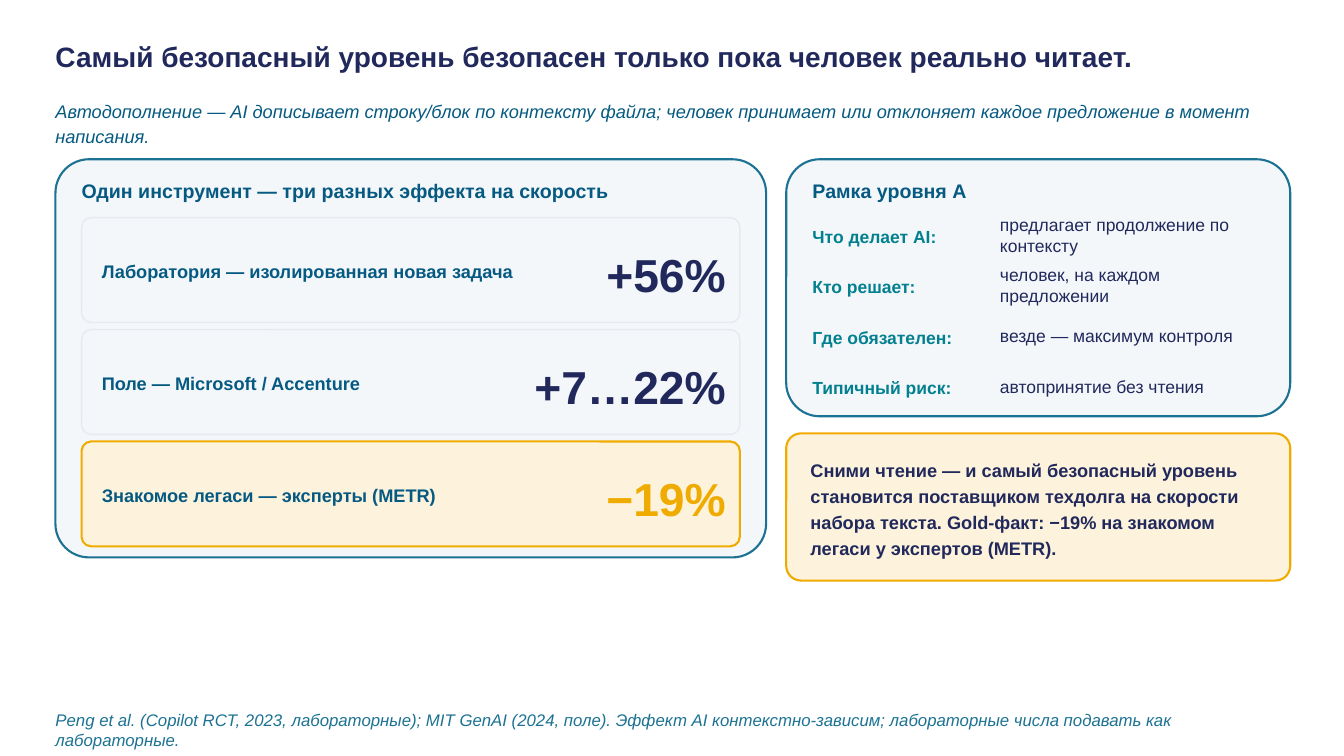
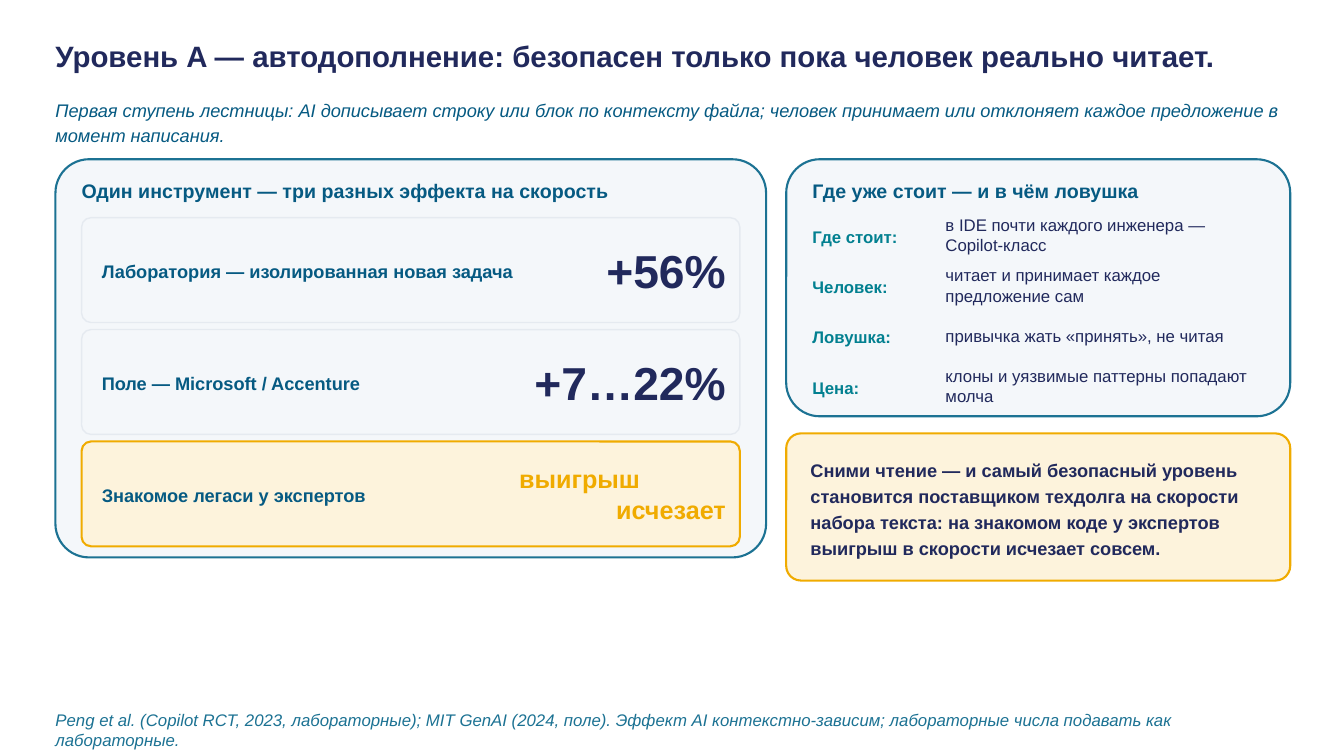
Before and after one commit to tellina-study/AI-usage-lessons, a slide deck: slide 6 of library/lectures/lec-04/rendered/lec-04.pptx. Drawn at 1344x756 pixels with LibreOffice and Linux fonts; fonts in the diff are those of the drawing. Boxes give left, top, right and bottom in pixels: in the first picture for what was removed or moved away, otherwise in the second. Text is boxed around its words. In the diff, an @@ line names an element or a change of style, - is before the commit and + after.

```diff
--- a/library/lectures/lec-04/rendered/lec-04.pptx
+++ b/library/lectures/lec-04/rendered/lec-04.pptx
@@ text at [55, 45, 1214, 73]: text changed; size 20 to 21 pt @@
-Самый безопасный уровень безопасен только пока человек реально читает.
+Уровень A — автодополнение: безопасен только пока человек реально читает.
@@ text at [55, 103, 1278, 142]: text changed @@
-Автодополнение — AI дописывает строку/блок по контексту файла; человек принимает или отклоняет каждое предложение в момент написания.
+Первая ступень лестницы: AI дописывает строку или блок по контексту файла; человек принимает или отклоняет каждое предложение в момент написания.
@@ text at [812, 184, 1139, 202]: text changed @@
-Рамка уровня A
+Где уже стоит — и в чём ловушка
@@ text "+56%" at [606, 255, 725, 289]: line spacing 1.15 to 1 @@
@@ text at [812, 231, 898, 247]: text changed; size 12.5 to 12 pt @@
-Что делает AI:
+Где стоит:
@@ text at [945, 219, 1183, 255]: text changed; size 12.5 to 12 pt @@
-предлагает продолжение по контексту
+в IDE почти каждого инженера — Copilot-класс
@@ text at [812, 281, 887, 293]: text changed; size 12.5 to 12 pt @@
-Кто решает:
+Человек:
@@ text at [945, 272, 1161, 306]: text changed; size 12.5 to 12 pt @@
-человек, на каждом предложении
+читает и принимает каждое предложение сам
@@ text "+7…22%" at [534, 367, 725, 401]: line spacing 1.15 to 1 @@
@@ text at [812, 331, 891, 347]: text changed; size 12.5 to 12 pt @@
-Где обязателен:
+Ловушка:
@@ text at [945, 333, 1224, 346]: text changed; size 12.5 to 12 pt @@
-везде — максимум контроля
+привычка жать «принять», не читая
@@ text at [812, 382, 859, 398]: text changed; size 12.5 to 12 pt @@
-Типичный риск:
+Цена:
@@ text at [945, 373, 1247, 402]: text changed; size 12.5 to 12 pt @@
-автопринятие без чтения
+клоны и уязвимые паттерны попадают молча
@@ text at [519, 474, 726, 520]: text changed; size 33 to 18 pt @@
-−19%
+выигрыш
+исчезает
@@ text at [810, 463, 1238, 559]: text changed @@
-Сними чтение — и самый безопасный уровень становится поставщиком техдолга на скорости набора текста. Gold-факт: −19% на знакомом легаси у экспертов (METR).
+Сними чтение — и самый безопасный уровень становится поставщиком техдолга на скорости набора текста: на знакомом коде у экспертов выигрыш в скорости исчезает совсем.
@@ text at [102, 489, 366, 506]: text changed @@
-Знакомое легаси — эксперты (METR)
+Знакомое легаси у экспертов
```
Also in this commit, not shown: 12 other slides changed, 3 slides added, 3 slides removed, 21 other files.
